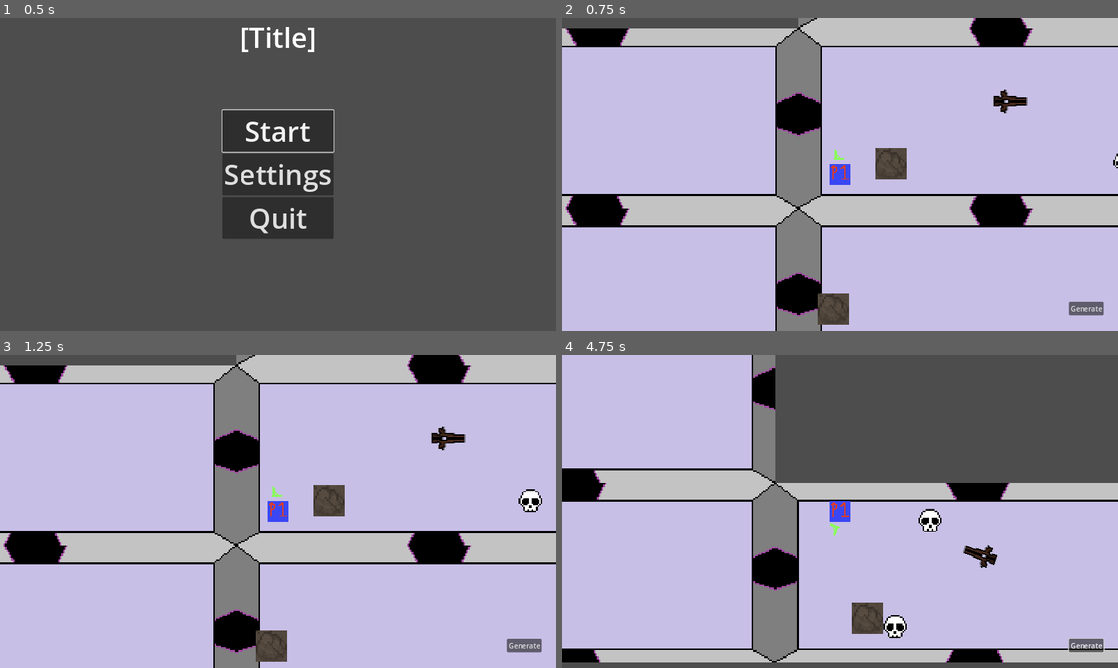
Above: before the commit, frames 1-4 (two rows, left to right).
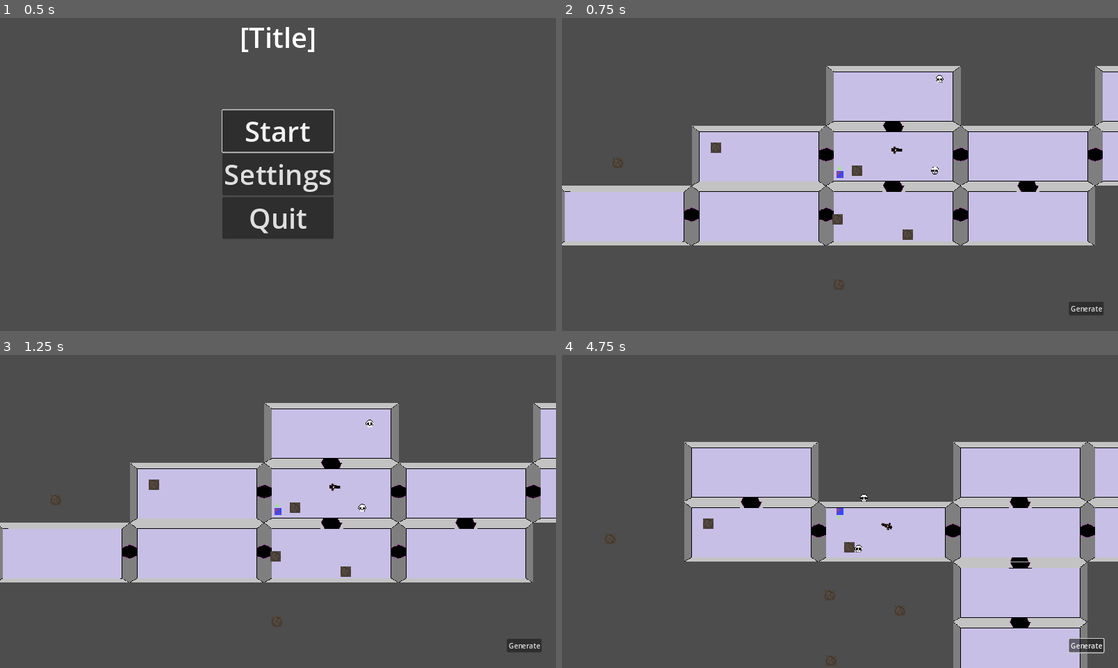
Above: after the commit, the same moments.

Repository: dcordova7146/Team4
Game: Godot game, scene res://main.tscn
The game is run twice, just before and just after one commit, with the same random seed, the same clock (stepped at 60 frames per second) and the same inputs.
Inputs (mouse positions are in pixels of both pictures, inside the frame that each line leads up to):
- Up to frame 1 (0.5 s): no input
- Up to frame 2 (0.75 s): click "Start" at 0.5 s
- Up to frame 3 (1.25 s): no input
- Up to frame 4 (4.75 s): click "Generate" at 1.25 s; move the mouse to (962, 495) at 2.02 s; press the mouse at (962, 495) at 2.03 s; hold D (move_right) 2.03-2.78 s; move the mouse to (728, 527) at 2.77 s; release the mouse at (728, 527) at 2.78 s; hold S (move_down) 2.78-3.53 s; click (728, 527) at 2.85 s; move the mouse to (895, 442) at 3.52 s; press the mouse at (895, 442) at 3.53 s; hold D (move_right) 3.53-4.28 s; move the mouse to (812, 574) at 4.27 s; release the mouse at (812, 574) at 4.28 s; hold W (move_up) from 4.28 s (still down); click (812, 574) at 4.35 s

Frame 1 is identical in both runs. In frame 2, 82% of the frame differs, in the area x 0-100%, y 0-100%; in frame 3, 82%; in frame 4, 63%.

Commit message:
MVP 1(Dego update)
-Added functions to allow rooms to detect each other through area2d
-updated collisions and reduced the 12 old wall collisions to just 8 using polygons
-rooms now properly have openings on connected rooms
-added comments on all code I have written
-added some wip functions that i will come back to later
-removed the camera script for now since it was causing problems

Diff:
--- a/scenes/dungeon.tscn
+++ b/scenes/dungeon.tscn
@@ -1,9 +1,10 @@
-[gd_scene load_steps=7 format=3 uid="uid://dcj36edtxg3ck"]
+[gd_scene load_steps=8 format=3 uid="uid://dcj36edtxg3ck"]
 
 [ext_resource type="Script" path="res://scripts/dungeon.gd" id="1_1hjgm"]
 [ext_resource type="PackedScene" uid="uid://do78uiwbgckay" path="res://pause_menu.tscn" id="2_img3q"]
 [ext_resource type="PackedScene" uid="uid://db5fatnj0uwms" path="res://scenes/playerScenes/player.tscn" id="3_51vlb"]
 [ext_resource type="PackedScene" uid="uid://dueklggl1m6m7" path="res://scenes/propScenes/rock.tscn" id="4_7yry6"]
+[ext_resource type="Script" path="res://scripts/Tests/Camera2D.gd" id="4_hmp84"]
 [ext_resource type="PackedScene" uid="uid://cexqlf50w1why" path="res://scenes/mobScenes/skull.tscn" id="5_u63n0"]
 [ext_resource type="PackedScene" uid="uid://dx5nejrm0qvau" path="res://scenes/propScenes/fireball_turret.tscn" id="6_gpxj7"]
 
@@ -29,6 +30,9 @@
 [node name="Player" parent="." instance=ExtResource("3_51vlb")]
 z_index = 2
 position = Vector2(32, 112)
+
+[node name="Camera2D2" type="Camera2D" parent="Player"]
+script = ExtResource("4_hmp84")
 
 [node name="Rock" parent="." instance=ExtResource("4_7yry6")]
 position = Vector2(-479, 85)
--- a/scenes/playerScenes/player.tscn
+++ b/scenes/playerScenes/player.tscn
@@ -19,6 +19,3 @@
 texture = ExtResource("2_22u6h")
 
 [node name="Gun" parent="." instance=ExtResource("3_mw41a")]
-
-[node name="Camera2D" type="Camera2D" parent="."]
-zoom = Vector2(3, 3)
--- a/scenes/room.tscn
+++ b/scenes/room.tscn
@@ -1,7 +1,11 @@
-[gd_scene load_steps=20 format=3 uid="uid://bxvfe2h3ur6ol"]
+[gd_scene load_steps=16 format=3 uid="uid://bxvfe2h3ur6ol"]
 
 [ext_resource type="Script" path="res://scripts/room.gd" id="1_k281e"]
-[ext_resource type="Texture2D" uid="uid://dncq4u4eh56t6" path="res://tempAssets/world/TRBL.png" id="2_5cxab"]
+[ext_resource type="Texture2D" uid="uid://cyhjqf2e4ast" path="res://tempAssets/World/zero.png" id="2_dgx25"]
+[ext_resource type="Texture2D" uid="uid://dkf6rnbpwdnay" path="res://tempAssets/World/doors/BotDoor.png" id="3_cgfv4"]
+[ext_resource type="Texture2D" uid="uid://fyat7l76scsr" path="res://tempAssets/World/doors/LeftDoor.png" id="4_hjecd"]
+[ext_resource type="Texture2D" uid="uid://btk0f6t0nv7k2" path="res://tempAssets/World/doors/TopDoor.png" id="5_6hrvb"]
+[ext_resource type="Texture2D" uid="uid://c87xswjoaabdj" path="res://tempAssets/World/doors/RightDoor.png" id="6_m0tnp"]
 
 [sub_resource type="RectangleShape2D" id="RectangleShape2D_assl7"]
 size = Vector2(310, 10)
@@ -14,30 +18,6 @@
 
 [sub_resource type="RectangleShape2D" id="RectangleShape2D_m1m3f"]
 size = Vector2(17, 138)
-
-[sub_resource type="RectangleShape2D" id="RectangleShape2D_5d0wp"]
-size = Vector2(131, 14)
-
-[sub_resource type="RectangleShape2D" id="RectangleShape2D_qge7x"]
-size = Vector2(130, 14)
-
-[sub_resource type="RectangleShape2D" id="RectangleShape2D_rt3hk"]
-size = Vector2(18, 49)
-
-[sub_resource type="RectangleShape2D" id="RectangleShape2D_iigi0"]
-size = Vector2(17, 54)
-
-[sub_resource type="RectangleShape2D" id="RectangleShape2D_08qy1"]
-size = Vector2(131, 10)
-
-[sub_resource type="RectangleShape2D" id="RectangleShape2D_hl6og"]
-size = Vector2(134, 10)
-
-[sub_resource type="RectangleShape2D" id="RectangleShape2D_4shce"]
-size = Vector2(17, 49)
-
-[sub_resource type="RectangleShape2D" id="RectangleShape2D_x0i4i"]
-size = Vector2(17, 55)
 
 [sub_resource type="RectangleShape2D" id="RectangleShape2D_pgx51"]
 size = Vector2(228.333, 95)
@@ -57,64 +37,48 @@
 [node name="Room" type="Node2D"]
 script = ExtResource("1_k281e")
 
+[node name="Diego C" type="Node" parent="."]
+
 [node name="Sprite2D" type="Sprite2D" parent="."]
 position = Vector2(155, 69)
 scale = Vector2(1.2, 1.2)
-texture = ExtResource("2_5cxab")
+texture = ExtResource("2_dgx25")
 
 [node name="Walls" type="StaticBody2D" parent="."]
 
-[node name="Bottom" type="CollisionShape2D" parent="Walls"]
+[node name="BottomNoDoor" type="CollisionShape2D" parent="Walls"]
 position = Vector2(155, 133)
 shape = SubResource("RectangleShape2D_assl7")
-disabled = true
 
-[node name="Right" type="CollisionShape2D" parent="Walls"]
+[node name="RightNoDoor" type="CollisionShape2D" parent="Walls"]
 position = Vector2(301.5, 69)
 shape = SubResource("RectangleShape2D_i3cfp")
-disabled = true
 
-[node name="Top" type="CollisionShape2D" parent="Walls"]
+[node name="TopNoDoor" type="CollisionShape2D" parent="Walls"]
 position = Vector2(155, 7)
 shape = SubResource("RectangleShape2D_5g735")
-disabled = true
 
-[node name="Left" type="CollisionShape2D" parent="Walls"]
+[node name="LeftNoDoor" type="CollisionShape2D" parent="Walls"]
 position = Vector2(8.5, 69)
 shape = SubResource("RectangleShape2D_m1m3f")
-disabled = true
 
-[node name="Topleftdoorwall" type="CollisionShape2D" parent="Walls"]
-position = Vector2(65.5, 7)
-shape = SubResource("RectangleShape2D_5d0wp")
+[node name="TopLeftCorner" type="CollisionPolygon2D" parent="Walls"]
+build_mode = 1
+polygon = PackedVector2Array(0, 0, 131, 0, 140, 14, 18, 14, 18, 58, 0, 50)
 
-[node name="Toprightdoorwall" type="CollisionShape2D" parent="Walls"]
-position = Vector2(245, 7)
-shape = SubResource("RectangleShape2D_qge7x")
+[node name="TopRightCorner" type="CollisionPolygon2D" parent="Walls"]
+position = Vector2(310, 0)
+build_mode = 1
+polygon = PackedVector2Array(0, 0, -131, 0, -137, 14, -18, 14, -18, 58, 0, 50)
 
-[node name="LeftTopdoorwall" type="CollisionShape2D" parent="Walls"]
-position = Vector2(9, 24.5)
-shape = SubResource("RectangleShape2D_rt3hk")
+[node name="BotLeftCorner" type="CollisionPolygon2D" parent="Walls"]
+position = Vector2(0, 138)
+polygon = PackedVector2Array(0, 0, 0, -56, 18, -62, 18, -11, 138, -11, 132, 0)
 
-[node name="LeftBotdoorwall" type="CollisionShape2D" parent="Walls"]
-position = Vector2(8.5, 111)
-shape = SubResource("RectangleShape2D_iigi0")
-
-[node name="botleftdoorwall" type="CollisionShape2D" parent="Walls"]
-position = Vector2(65.5, 133)
-shape = SubResource("RectangleShape2D_08qy1")
-
-[node name="botrightdoorwall" type="CollisionShape2D" parent="Walls"]
-position = Vector2(243, 133)
-shape = SubResource("RectangleShape2D_hl6og")
-
-[node name="righttopdoorwall" type="CollisionShape2D" parent="Walls"]
-position = Vector2(301.5, 24.5)
-shape = SubResource("RectangleShape2D_4shce")
-
-[node name="rightbotdoorwall" type="CollisionShape2D" parent="Walls"]
-position = Vector2(301.5, 110.5)
-shape = SubResource("RectangleShape2D_x0i4i")
+[node name="BotRightCorner" type="CollisionPolygon2D" parent="Walls"]
+position = Vector2(310, 138)
+build_mode = 1
+polygon = PackedVector2Array(0, 0, 0, -56, -18, -62, -18, -11, -139, -11, -135, 0)
 
 [node name="Play Area" type="Area2D" parent="."]
 position = Vector2(155, 69)
@@ -125,7 +89,7 @@
 shape = SubResource("RectangleShape2D_pgx51")
 debug_color = Color(0.694118, 0.286275, 1, 0.419608)
 
-[node name="North" type="Area2D" parent="."]
+[node name="North" type="Area2D" parent="." groups=["RoomScanners"]]
 position = Vector2(154, -11)
 
 [node name="CollisionShape2D" type="CollisionShape2D" parent="North"]
@@ -133,7 +97,7 @@
 shape = SubResource("RectangleShape2D_7bitr")
 debug_color = Color(0.827451, 0, 0.956863, 0.419608)
 
-[node name="South" type="Area2D" parent="."]
+[node name="South" type="Area2D" parent="." groups=["RoomScanners"]]
 position = Vector2(155, 142)
 
 [node name="CollisionShape2D" type="CollisionShape2D" parent="South"]
@@ -141,7 +105,7 @@
 shape = SubResource("RectangleShape2D_dti14")
 debug_color = Color(0.862745, 0, 0.862745, 0.419608)
 
-[node name="East" type="Area2D" parent="."]
+[node name="East" type="Area2D" parent="." groups=["RoomScanners"]]
 position = Vector2(318, 70)
 
 [node name="CollisionShape2D" type="CollisionShape2D" parent="East"]
@@ -149,11 +113,36 @@
 shape = SubResource("RectangleShape2D_2y876")
 debug_color = Color(0.807843, 0.00392157, 0.996078, 0.419608)
 
-[node name="West" type="Area2D" parent="."]
+[node name="West" type="Area2D" parent="." groups=["RoomScanners"]]
 
 [node name="CollisionShape2D" type="CollisionShape2D" parent="West"]
 position = Vector2(-8, 69.5)
 shape = SubResource("RectangleShape2D_6nub4")
 debug_color = Color(0.819608, 0, 0.968627, 0.419608)
 
+[node name="BotDoor" type="Sprite2D" parent="."]
+visible = false
+position = Vector2(154, 132.5)
+scale = Vector2(1.2, 1.2)
+texture = ExtResource("3_cgfv4")
+
+[node name="LeftDoor" type="Sprite2D" parent="."]
+visible = false
+position = Vector2(9.2, 65)
+scale = Vector2(1.2, 1.2)
+texture = ExtResource("4_hjecd")
+
+[node name="TopDoor" type="Sprite2D" parent="."]
+visible = false
+position = Vector2(156, 7.3)
+scale = Vector2(1.2, 1.2)
+texture = ExtResource("5_6hrvb")
+
+[node name="RightDoor" type="Sprite2D" parent="."]
+visible = false
+position = Vector2(300.8, 67)
+scale = Vector2(1.2, 1.2)
+texture = ExtResource("6_m0tnp")
+
 [connection signal="body_entered" from="Play Area" to="." method="_on_play_area_body_entered"]
+[connection signal="area_entered" from="North" to="." method="_on_north_area_entered"]
--- a/scripts/GenerateDungeon.gd
+++ b/scripts/GenerateDungeon.gd
@@ -1,3 +1,4 @@
+#Diego Cordova + Optimization Done by Karwei
 extends Node
 
 var room: PackedScene = preload("res://scenes/room.tscn")
@@ -5,13 +6,15 @@
 @export var max_rooms: int = 15
 @export var generation_chance: int = 25
 
+#Karwei addition to ease readability
 const direction_vector: Dictionary = {
 	1: Vector2(1, 0),
 	2: Vector2(-1, 0),
 	3: Vector2(0, 1),
 	4: Vector2(0, -1),
 }
-
+#Diego Function optimized by karwei
+#The basic walker that starts at a base room and randomly chooses a direction to walk in and add a room if one does not already exist and then calling the connect room function to have a record of what is connected with what
 func generate(dungeon_seed: int) -> Dictionary:
 	seed(dungeon_seed)
 	var dungeon: Dictionary = {}
@@ -37,19 +40,23 @@
 				var current_room: Room = dungeon.get(key)
 				var adjacent_room: Room = dungeon.get(adjacent_room_pos)
 				if(current_room.connectedRooms.get(direction) == null):
-					connectRooms(current_room, adjacent_room, direction)
+					current_room.connectRooms(adjacent_room, direction)
+	#wip check for dungeon to not have the possibility of a straight line
 	#while(!check(dungeon)):
 		#for key: Vector2 in dungeon.keys():
 			#(dungeon.get(key) as Node).queue_free()
 		#dungeon = generate(dungeon_seed * randf_range(-1,1))
 	return dungeon
 
-func connectRooms(room1: Room, room2: Room, direction: Vector2) -> void:
-	room1.connectedRooms[direction] = room2
-	room2.connectedRooms[-direction] = room1
-	room1.connections += 1
-	room2.connections += 1
-
+	#changed the connect Rooms function to exist within the room itself to allow me to test this function outside the dungeon generation
+#func connectRooms(room1: Room, room2: Room, direction: Vector2) -> void:
+	#room1.connectedRooms[direction] = room2
+	#room2.connectedRooms[-direction] = room1
+	#room1.connections += 1
+	#room2.connections += 1
+	#
+#Diego
+#wip check to allow a room to have a minimum amount of branching paths to add uniqueness
 #func check(dungeon: Dictionary) -> bool:
 	#var branchRooms: int = 0
 	#for key: Vector2 in dungeon.keys():
--- a/scripts/Tests/Camera2D.gd
+++ b/scripts/Tests/Camera2D.gd
@@ -1,3 +1,4 @@
+#Diego Cordova
 extends Camera2D
 
 
@@ -8,4 +9,5 @@
 
 ## Move camera to room entered.
 func _on_room_entered(room: Node2D) -> void:
+	print("cam:room enter")
 	position = room.position
--- a/scripts/dungeon.gd
+++ b/scripts/dungeon.gd
@@ -1,3 +1,4 @@
+#Diego Cordova
 class_name Dungeon
 extends Node2D
 
@@ -9,7 +10,7 @@
 func _ready() -> void:
 	visualize(GenerateDungeon.generate(randi_range(-1000,1000)))
 
-
+#visualize function is used to turn the data structure that is the dungeon into a real in game scene of rooms
 func visualize(dungeon: Dictionary) -> void:
 	for i: int in range(0, spawn.get_child_count()):
 		spawn.get_child(i).queue_free()
@@ -18,12 +19,12 @@
 		var room: Node2D = dungeon[key]
 		spawn.add_child(room)
 
-
+#temp function to see effectiveness of random generation
 func _on_button_pressed() -> void:
 	randomize()
 	visualize(GenerateDungeon.generate(randi_range(-1000,1000)))
 
-
+#Karwei
 ## Pass signal to main, then delete self.
 func _on_pause_menu_game_restarted() -> void:
 	game_restarted.emit()
--- a/scripts/events.gd
+++ b/scripts/events.gd
@@ -1,4 +1,6 @@
+#Diego Cordova
 extends Node
 #singleton script
+#which will keep track of game state and logic
 
 signal room_entered(room: Room)
--- a/scripts/playerScripts/player.gd
+++ b/scripts/playerScripts/player.gd
@@ -1,10 +1,13 @@
+#Diego Cordova
 extends CharacterBody2D
 
-## Move speed multiplier.
+# Move speed multiplier.
+#export allows it to be modifiable outside code and in the editor
 @export var speed: int = 250
 
 
-## Move the player according to cardinal direction input.
+# Move the player according to cardinal direction input.
+#grabs direction vector based on an input map of established keys associated with direction
 func _physics_process(_delta: float) -> void:
 	var direction: Vector2 = Input.get_vector(
 			"move_left","move_right","move_up","move_down"
--- a/scripts/room.gd
+++ b/scripts/room.gd
@@ -1,18 +1,99 @@
+#Diego Cordova
 class_name Room
 extends Node2D
 
-const SIZE: Vector2 = Vector2(258 * 1.2, 115 * 1.2)
+const SIZE: Vector2 = Vector2(258 * 1.2, 115 * 1.2) #edit by karwei to optimize room gen
+var connections: int = 0
+#@onready var topCollision: = $Walls/TopNoDoor
+#@onready var botCollision: = $Walls/BottomNoDoor
+#@onready var leftCollision: = $Walls/LeftNoDoor
+#@onready var rightCollision: = $Walls/RightNoDoor
+#@onready var topDoor: = $TopDoor
+#@onready var botDoor: = $BotDoor
+#@onready var leftDoor: = $LeftDoor
+#@onready var rightDoor: = $RightDoor
 
-var connections: int = 0
-var connectedRooms: Dictionary = {
+#enum direction{
+	#up = Vector2(0,-1),
+	#down = Vector2(0,1),
+	#left = Vector2(-1,0),
+	#right = Vector2(1,0)
+#}
+#@export var rType: RoomType.zero #naming the current room type to abstract it and make the room type modifiable
+#ie: creating your own path as long as a room exists next to one you can use an item to dig through thus changing the type of the room and flexibility in traversing room
+#might have to either use room scanner signals for the above or make a neighbors var
+
+#connected rooms dictionary has a direction and details if a room is actually connected to it once again not all adjacent rooms are connected
+@export var connectedRooms: Dictionary = {
 	Vector2(1,0): null,
 	Vector2(-1,0): null,
 	Vector2(0,1): null,
-	Vector2(0,-1): null,
+	Vector2(0,-1): null
 }
+#wip function for future
+#physics process would allow the possibility of changing the room type and create openings through actions/events
+#func _physics_process(delta):
+	#match rType:
 
+#ready is called when an object is added to the scene tree
+func _ready():
+	updateRoom()
 
-## Emit room entered signal if body entered is the player.
+# Emit room entered signal if body entered is the player.
+#function is used to talk to the camera to lock it to a room instead of free roam camera
+#camera is currently work in progress
 func _on_play_area_body_entered(body: Node2D) -> void:
 	if body.name == "Player":
+		#to do create a lock door function which should lock all doors and not unlock until all enemies are defeated
 		Events.room_entered.emit(self)
+
+#function is used to update the connected rooms dictionary based on room generation
+#in order to make traversal more interesting not all adjacent rooms are connected
+func connectRooms(room2: Room, direction: Vector2) -> void:
+	#print("Success")
+	connectedRooms[direction] = room2
+	room2.connectedRooms[-direction] = Room
+	connections += 1
+	room2.connections += 1
+	print(connectedRooms)
+	updateRoom()
+
+#Test function to test above connectRooms function
+func _on_north_area_entered(area):
+	if area.is_in_group("RoomScanners") and connectedRooms[Vector2(1,0)] != null:
+		print("room is connected")
+
+#Just visualizes the room door openings with how they are connected, calling seperate functions that activate collisions and adds sprites representing doors
+func updateRoom()-> void:
+	if connectedRooms[Vector2(0,-1)] != null:
+		openTop()
+	if connectedRooms[Vector2(0,1)] != null:
+		openBot()
+	if connectedRooms[Vector2(1,0)] != null:
+		openRight()
+	if connectedRooms[Vector2(-1,0)] != null:
+		openLeft()
+	else:
+		pass
+
+func openTop()-> void:
+	#add a door
+	#disable no door collision
+	if($Walls/TopNoDoor):
+		$TopDoor.visible = true
+		$Walls/TopNoDoor.set_disabled(true)
+
+func openBot()-> void:
+	if($Walls/BottomNoDoor):
+		$Walls/BottomNoDoor.set_disabled(true)
+		$BotDoor.visible = true
+
+func openRight()-> void:
+	if($Walls/RightNoDoor):
+		$Walls/RightNoDoor.set_disabled(true)
+		$RightDoor.visible = true
+
+func openLeft()-> void:
+	if($Walls/LeftNoDoor):
+		$Walls/LeftNoDoor.set_disabled(true)
+		$LeftDoor.visible = true
Not shown: 1 places in scenes/test_dungeon.tscn that only renumber resources
Not shown, changed: tempAssets/World/B.png.import
Not shown, changed: tempAssets/World/BL.png.import
Not shown, changed: tempAssets/World/L.png.import
Not shown, changed: tempAssets/World/R.png.import
Not shown, changed: tempAssets/World/RB.png.import
Not shown, changed: tempAssets/World/RBL.png.import
Not shown, changed: tempAssets/World/RL.png.import
Not shown, changed: tempAssets/World/T.png.import
Not shown, changed: tempAssets/World/TB.png.import
Not shown, changed: tempAssets/World/TBL.png.import
Not shown, changed: tempAssets/World/TL.png.import
(and 13 more such lines)
